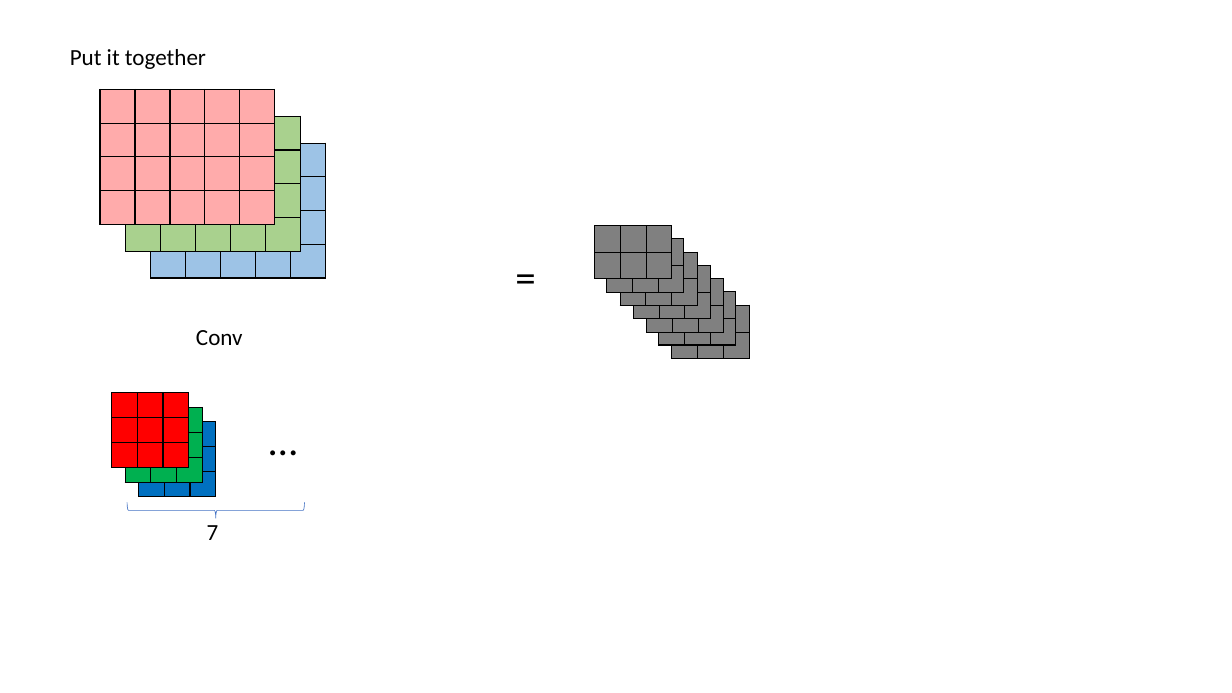
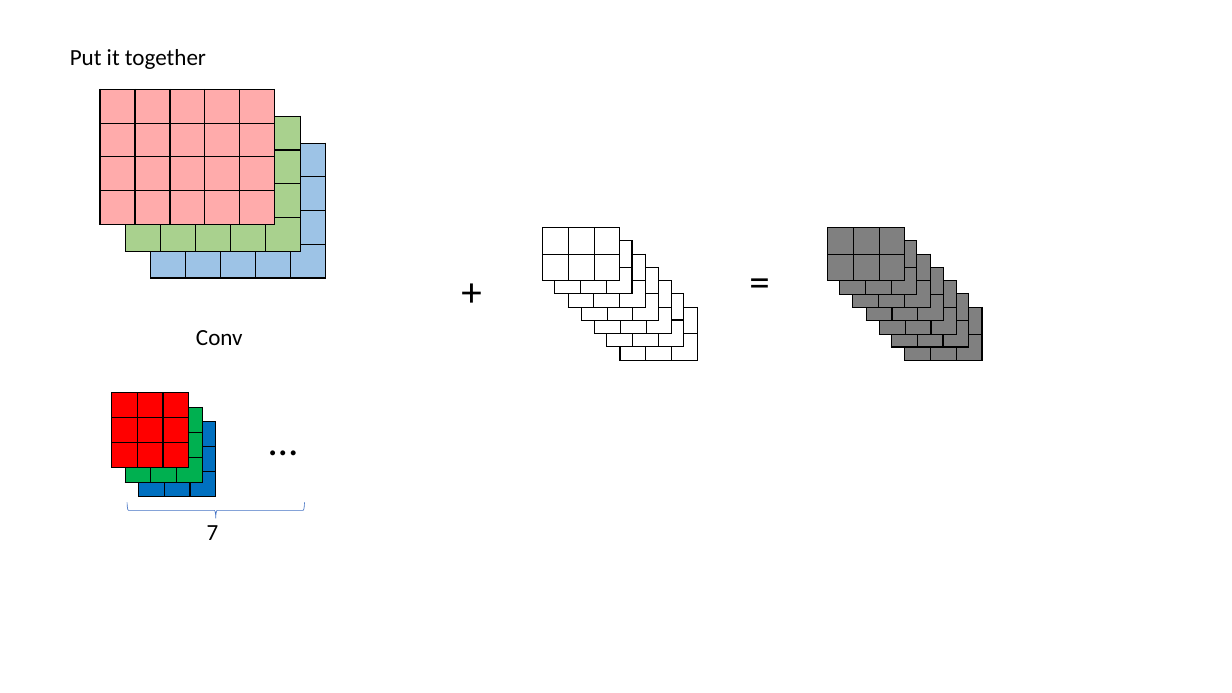
Before and after one commit to Ryanshuai/NumPy_CNN, a slide deck: slide 4 of layers/Conv/CNN.pptx. Drawn at 1232x693 pixels with LibreOffice and Linux fonts; fonts in the diff are those of the drawing. Boxes give left, top, right and bottom in pixels: in the first picture for what was removed or moved away, otherwise in the second. Text is boxed around its words. In the diff, an @@ line names an element or a change of style, - is before the commit and + after.

```diff
--- a/layers/Conv/CNN.pptx
+++ b/layers/Conv/CNN.pptx
@@ table added at [543,227,620,280], 2 rows, 3 columns @@
+ |  | 
+ |  | 
@@ text added at [452,261,496,320], 32 pt, text #000000 @@
++
@@ table added at [555,241,632,294], 2 rows, 3 columns @@
+ |  | 
+ |  | 
@@ table added at [568,254,646,307], 2 rows, 3 columns @@
+ |  | 
+ |  | 
@@ table added at [581,267,659,320], 2 rows, 3 columns @@
+ |  | 
+ |  | 
@@ text "=" rewrapped from [506,247,640,306] to [740,251,785,311] @@
@@ 5 tables: place and size @@
-5 tables at [595,226,725,332]
+5 tables at [828,227,958,334]
@@ table added at [595,281,673,334], 2 rows, 3 columns @@
+ |  | 
+ |  | 
@@ table added at [607,294,685,347], 2 rows, 3 columns @@
+ |  | 
+ |  | 
@@ table: place and size @@
-table at [659,291,737,344]
+table at [892,294,970,347]
@@ table added at [620,308,698,360], 2 rows, 3 columns @@
+ |  | 
+ |  | 
@@ table: place and size @@
-table at [672,305,750,358]
+table at [905,308,982,360]
```
Also in this commit, not shown: 5 other slides changed, 7 other files.
